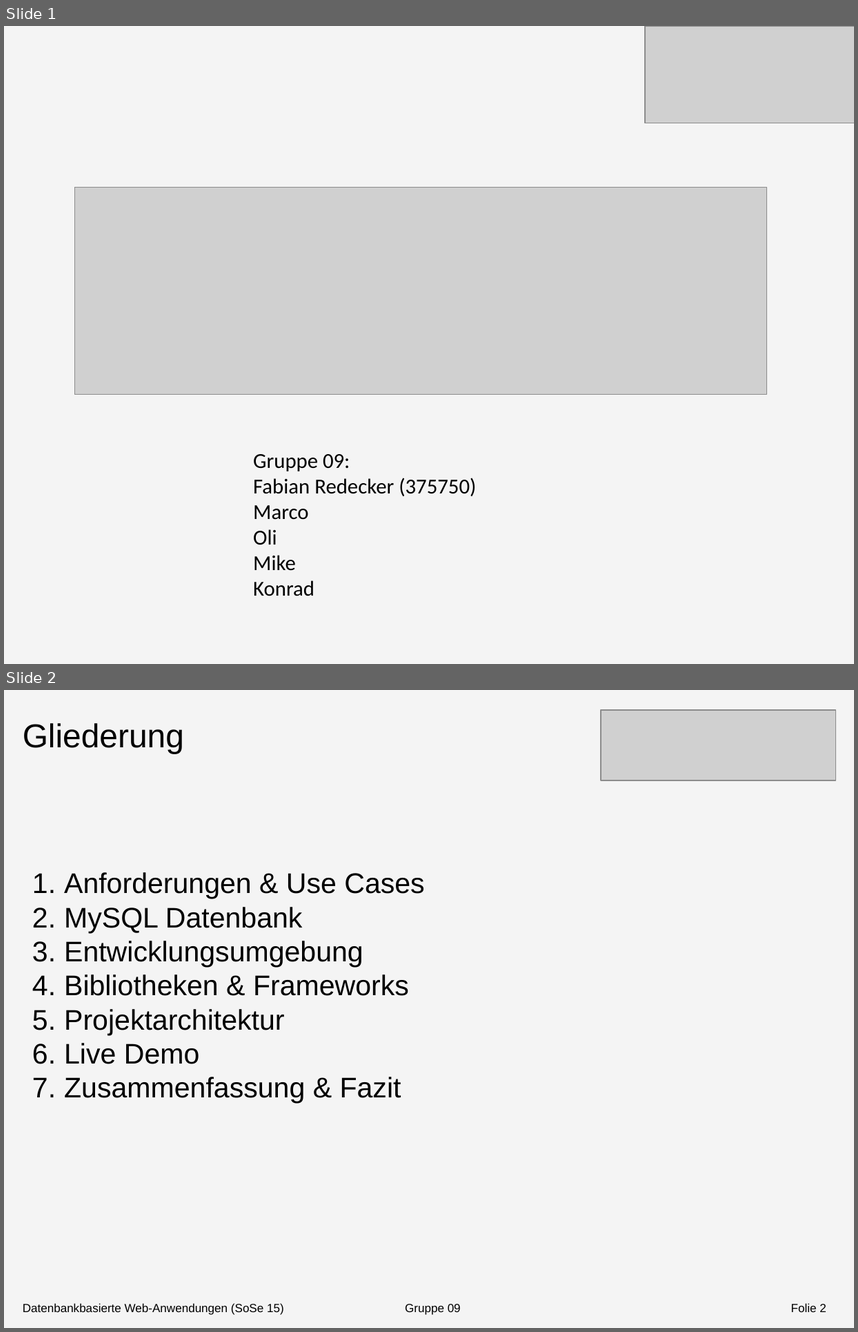
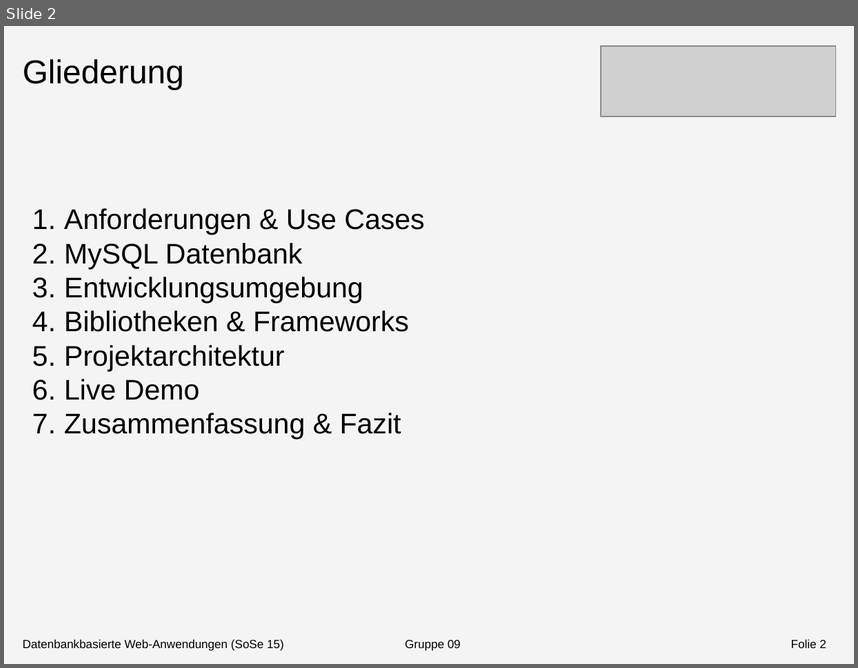
Before and after one commit to Shardic/DatenbankenMI2015, a slide deck: Doku/Dokumentation/Präsentation/Präsentation1.pptx. Shown one above the other, each under a label of ours: slides 1 and 2 before the commit, slide 2 after it. The pictures are 858x1332 and 858x668 pixels, drawn with LibreOffice and Linux fonts; fonts in the diff are those of the drawing; grey boxes stand for pictures. Boxes give left, top, right and bottom in pixels: in the first picture for what was removed or moved away, otherwise in the second. Text is boxed around its words. In the diff, an @@ line names an element or a change of style, - is before the commit and + after.

```diff
--- a/Doku/Dokumentation/Präsentation/Präsentation1.pptx
+++ b/Doku/Dokumentation/Präsentation/Präsentation1.pptx
@@ slide 1 removed at (4,26,854,664), background #F4F4F4 @@
@@ picture removed at (645,26,854,123) @@
@@ picture removed at (74,187,766,394) @@
@@ text removed at (253,454,476,596) @@
-Gruppe 09:
-Fabian Redecker (375750)
-Marco
-Oli
-Mike
-Konrad
```
Also in this commit, not shown: 1 slide added.
